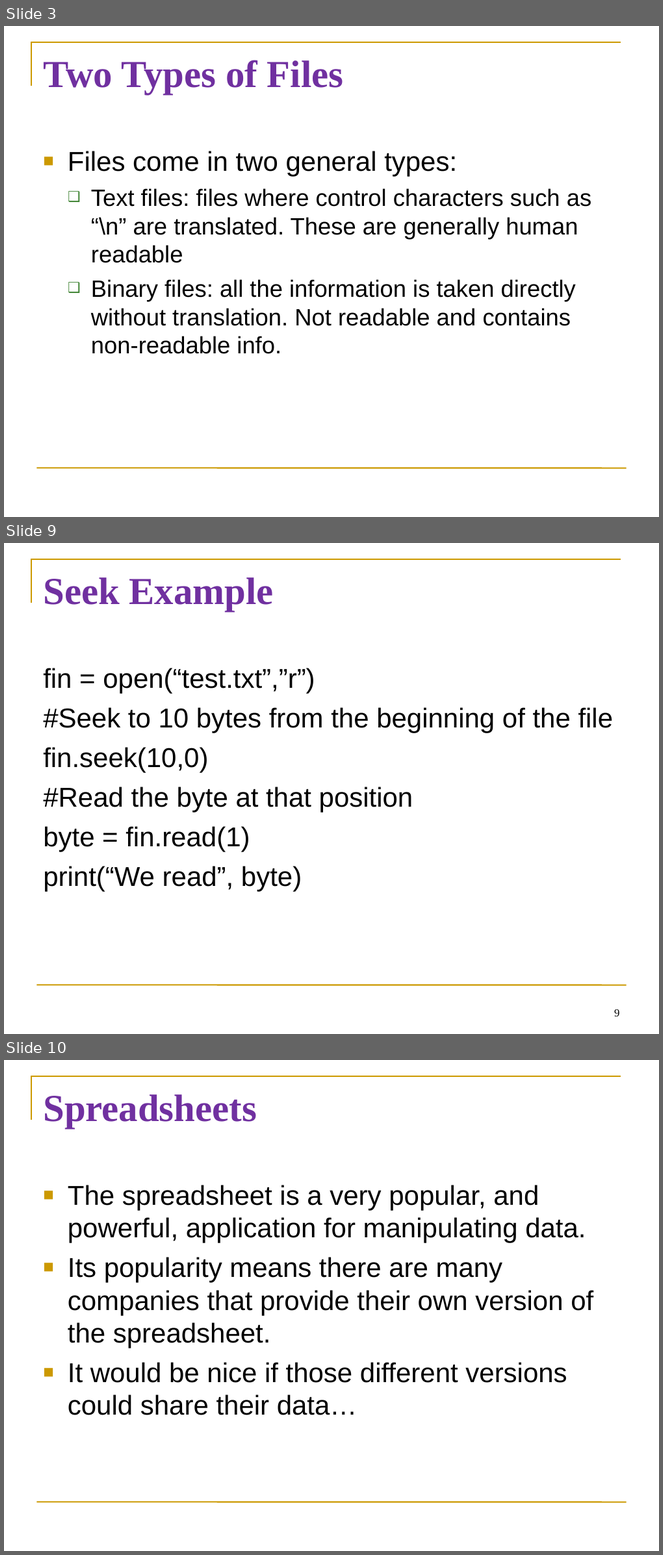
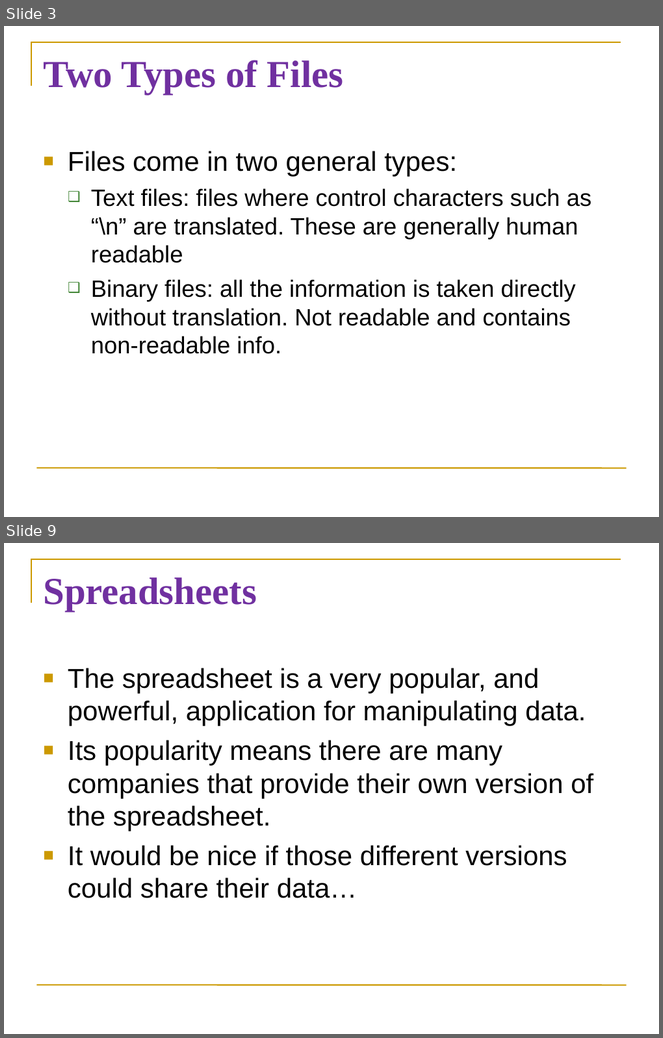
Before and after one commit to diesburg/teaching-intro-to-python-fall-2024, a slide deck: sessions/s22/s22.ppt. Shown one above the other, each under a label of ours: slides 3, 9 and 10 before the commit, slides 3 and 9 after it; the slides between them are not shown. The pictures are 663x1555 and 663x1038 pixels, drawn with LibreOffice and Linux fonts; fonts in the diff are those of the drawing. Boxes give left, top, right and bottom in pixels: in the first picture for what was removed or moved away, otherwise in the second. Text is boxed around its words. In the diff, an @@ line names an element or a change of style, - is before the commit and + after.

```diff
--- a/sessions/s22/s22.ppt
+++ b/sessions/s22/s22.ppt
@@ slide 9 removed at bbox=[4, 543, 659, 1034], background #FFFFFF; not listed: 2 template elements that a slide beside it also shows @@
@@ title removed at bbox=[43, 577, 274, 611] @@
-Seek Example
@@ text removed at bbox=[43, 668, 614, 891] @@
-fin = open(“test.txt”,”r”)
-#Seek to 10 bytes from the beginning of the file
-fin.seek(10,0)
-#Read the byte at that position
-byte = fin.read(1)
-print(“We read”, byte)
@@ page number removed at bbox=[614, 1010, 620, 1017] @@
-9
@@ what was slide 10 is now slide 9 @@
```
Also in this commit, not shown: 4 slides changed, 2 slides added, 2 other slides removed, 4 other files.
